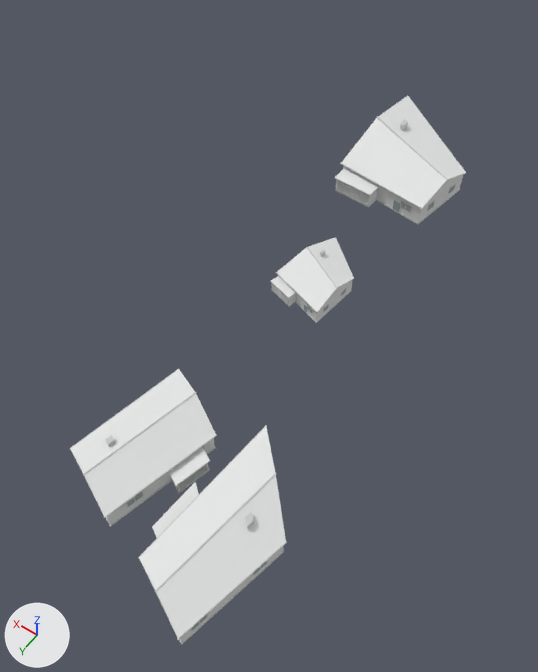
A saved change to the FBX model SourceAssets/MPR/reference_v4/context/SM_MPR4_Context_Houses_-2_2.fbx.
Both versions are drawn from a camera (50 mm lens) standing at (-332.4, 465.0, 119.3) and looking at (-273.2, 382.1, -10.9). Arrows for +X, +Y and +Z are at lower left; the lights stay in place. The older version comes first. Vertices at exactly the same position are counted once.

The first picture shows 'SM_MPR4_Context_Houses_-2_2'.
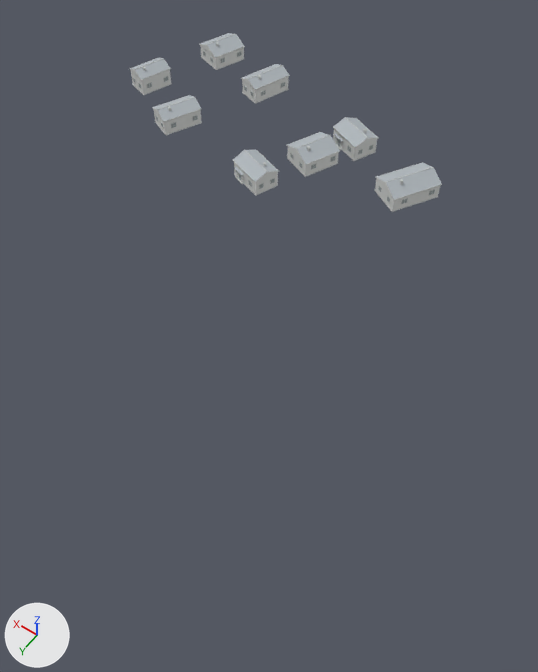
What differs and where, as boxes [x1, y1, x2, y2] in the pictures (538 x 672 px; the box of a moved part takes in the faces that stretch with it):
'SM_MPR4_Context_Houses_-2_2', recoloured, reshaped (21% narrower, 67% shorter): before [70, 95, 466, 645]; after [129, 33, 442, 212]
part 1 of me_sm_mpr4_context_houses__2_2, moved or reshaped (not visible afterwards): before [335, 179, 378, 207]
part 2 of me_sm_mpr4_context_houses__2_2, moved or reshaped (not visible afterwards): before [336, 180, 369, 206]
part 3 of me_sm_mpr4_context_houses__2_2, moved or reshaped (not visible afterwards): before [393, 200, 400, 212]
part 4 of me_sm_mpr4_context_houses__2_2, moved or reshaped (not visible afterwards): before [335, 167, 379, 195]
part 5 of me_sm_mpr4_context_houses__2_2, moved or reshaped (not visible afterwards): before [340, 163, 423, 209]
part 6 of me_sm_mpr4_context_houses__2_2, moved or reshaped (not visible afterwards): before [376, 189, 460, 224]
part 7 of me_sm_mpr4_context_houses__2_2, moved or reshaped (not visible afterwards): before [401, 202, 411, 212]
part 8 of me_sm_mpr4_context_houses__2_2, moved or reshaped (not visible afterwards): before [400, 119, 408, 130]
part 9 of me_sm_mpr4_context_houses__2_2, moved or reshaped (not visible afterwards): before [376, 116, 448, 180]
part 10 of me_sm_mpr4_context_houses__2_2, deleted: before [70, 96, 465, 645]
part 11 of me_sm_mpr4_context_houses__2_2, added: after [129, 33, 290, 135]
part 12 of me_sm_mpr4_context_houses__2_2, reshaped: before [407, 95, 466, 174]; after [233, 117, 442, 212]

The change, as a diff of the scene's bpy script:
```diff
--- a/SourceAssets/MPR/reference_v4/context/SM_MPR4_Context_Houses_-2_2.fbx.py
+++ b/SourceAssets/MPR/reference_v4/context/SM_MPR4_Context_Houses_-2_2.fbx.py
@@ mat_mpr4_contextroof @@
 mat_mpr4_contextroof = principled_material('MPR4_ContextRoof')
-mat_mpr4_contextroof.base_color = (0.78, 0.79, 0.785)  # white #e5e6e5
+mat_mpr4_contextroof.base_color = (0.43, 0.47, 0.5)  # grey #afb6bc
 mat_mpr4_contextroof.roughness = 0.76
@@ me_sm_mpr4_context_houses__2_2 @@
-me_sm_mpr4_context_houses__2_2.from_pydata(...)  # 1064 vertices, 796 faces; spans x -306.7..-263.1, y 305.5..446.0, z -1.2..7.7
+me_sm_mpr4_context_houses__2_2.from_pydata(...)  # 2056 vertices, 1538 faces; spans x -286.3..-194.9, y 307.2..355.7, z -1.2..5.4
+# me_sm_mpr4_context_houses__2_2 part 1: the loose piece of 8 vertices spanning x -274.5..-264.7, y 338.5..343.2, z -1.2..3.0 is scaled about its middle by (-0.00584, 0.007, 0.278), then moved by (24.5, 5.7, 0.2)
+# me_sm_mpr4_context_houses__2_2 part 2: the loose piece of 8 vertices spanning x -274.0..-265.1, y 342.8..343.3, z -1.0..2.4 is scaled about its middle by (-0.0138, 0.00548, 0.786), then moved by (24.6, 10.8, -0.3), in mat_mpr4_contextwall (light grey #dddfdd)
+# me_sm_mpr4_context_houses__2_2 part 3: the loose piece of 8 vertices spanning x -281.1..-279.3, y 340.5..340.8, z -1.1..1.7 is scaled about its middle by (0.0139, -0.201, 0.42), then moved by (61.6, 7.2, 0.8), in mat_mpr4_contextwall (light grey #dddfdd)
+# me_sm_mpr4_context_houses__2_2 part 4: the loose piece of 8 vertices spanning x -274.7..-264.5, y 338.2..343.7, z 3.0..3.2 is scaled about its middle by (0.00238, -0.00502, 5.74), then moved by (10.4, -5.5, -2.0), in mat_mpr4_contextwall (light grey #dddfdd)
+# me_sm_mpr4_context_houses__2_2 part 5: the loose piece of 8 vertices spanning x -287.0..-263.5, y 338.8..342.0, z 4.0..4.2 is scaled about its middle by (0.00101, -0.0198, 6.15), then moved by (18.2, 0.3, -3.1), in mat_mpr4_contextwall (light grey #dddfdd)
+# me_sm_mpr4_context_houses__2_2 part 6: the loose piece of 8 vertices spanning x -289.1..-263.5, y 306.5..341.6, z -1.2..-0.9 is scaled about its middle by (0.00232, -0.0033, 8.19), then moved by (24.9, 7.7, 1.4), in mat_mpr4_contextwall (light grey #dddfdd)
+# me_sm_mpr4_context_houses__2_2 part 7: the loose piece of 8 vertices spanning x -284.0..-281.4, y 340.9..341.3, z 1.1..2.6 is scaled about its middle by (0.0115, -0.157, 0.742), then moved by (8.8, -6.6, -0.8), in mat_mpr4_contextwall (light grey #dddfdd)
+# me_sm_mpr4_context_houses__2_2 part 8: the loose piece of 8 vertices spanning x -270.7..-269.5, y 319.6..322.3, z 6.3..7.7 is scaled about its middle by (0.0166, -0.013, 0.86), then moved by (72.4, 10.3, -6.0), in mat_mpr4_contextwall (light grey #dddfdd)
+# me_sm_mpr4_context_houses__2_2 part 9: the loose piece of 8 vertices spanning x -288.3..-263.2, y 322.1..333.6, z 7.3..7.4 is scaled about its middle by (0.042, -0.282, 0.288), then moved by (80.1, 8.1, -7.9), in mat_mpr4_contextwall (light grey #dddfdd)
+# me_sm_mpr4_context_houses__2_2 part 10: 103 loose pieces with 816 vertices, spanning x -306.7..-263.2, y 305.8..446.0, z -1.2..7.3, are deleted
+# me_sm_mpr4_context_houses__2_2 part 11: 944 vertices added at x -232.1..-194.9, y 307.2..350.5, z -1.2..5.4
+# me_sm_mpr4_context_houses__2_2 part 12: 8 vertices removed from x -289.6..-263.1, y 305.5..325.2, z 4.0..4.2; 872 vertices added at x -286.3..-241.0, y 320.5..355.7, z -1.2..5.0
+# other edits to the shape of me_sm_mpr4_context_houses__2_2 do not show in these pictures
 me_sm_mpr4_context_houses__2_2.materials.append(mat_mpr4_contextwall)
```
